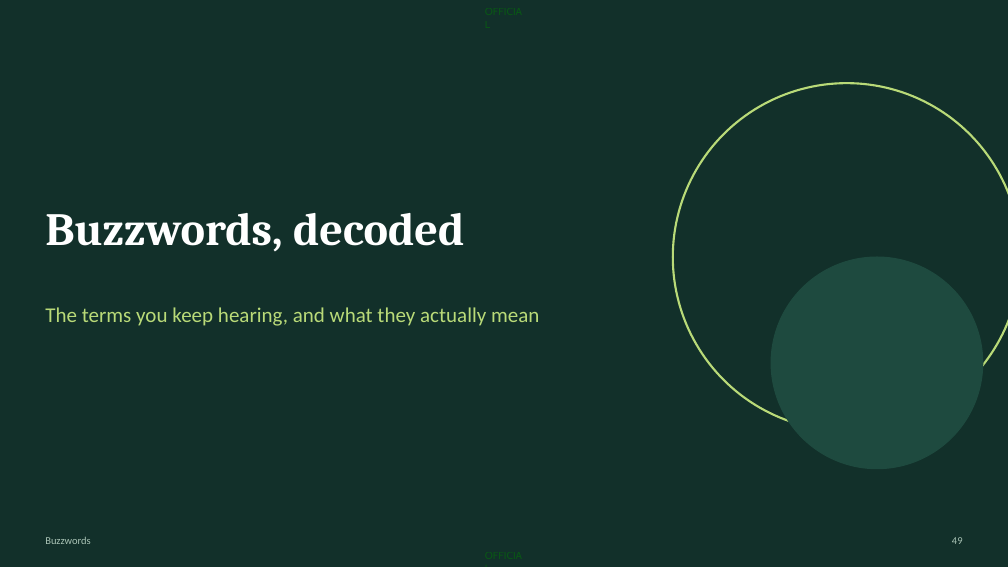
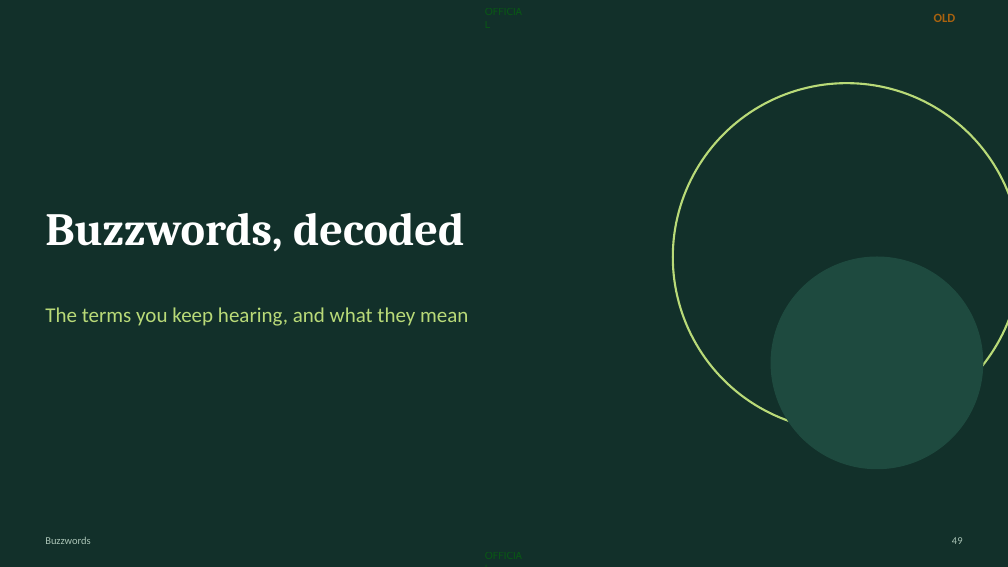
Before and after one commit to Moshe36/ai-developer-toolkit, a slide deck: slide 49 of workshop/agentic-workshop.pptx. Drawn at 1008x567 pixels with LibreOffice and Linux fonts; fonts in the diff are those of the drawing. Boxes give left, top, right and bottom in pixels: in the first picture for what was removed or moved away, otherwise in the second. Text is boxed around its words. In the diff, an @@ line names an element or a change of style, - is before the commit and + after.

```diff
--- a/workshop/agentic-workshop.pptx
+++ b/workshop/agentic-workshop.pptx
@@ text added at (x1=934, y1=14, x2=956, y2=22), 12 pt, text #A8620F, bold @@
+OLD
@@ text at (x1=45, y1=307, x2=468, y2=326): text changed @@
-The terms you keep hearing, and what they actually mean
+The terms you keep hearing, and what they mean
```
Also in this commit, not shown: 9 other slides changed, 17 slides added, 1 other file.
